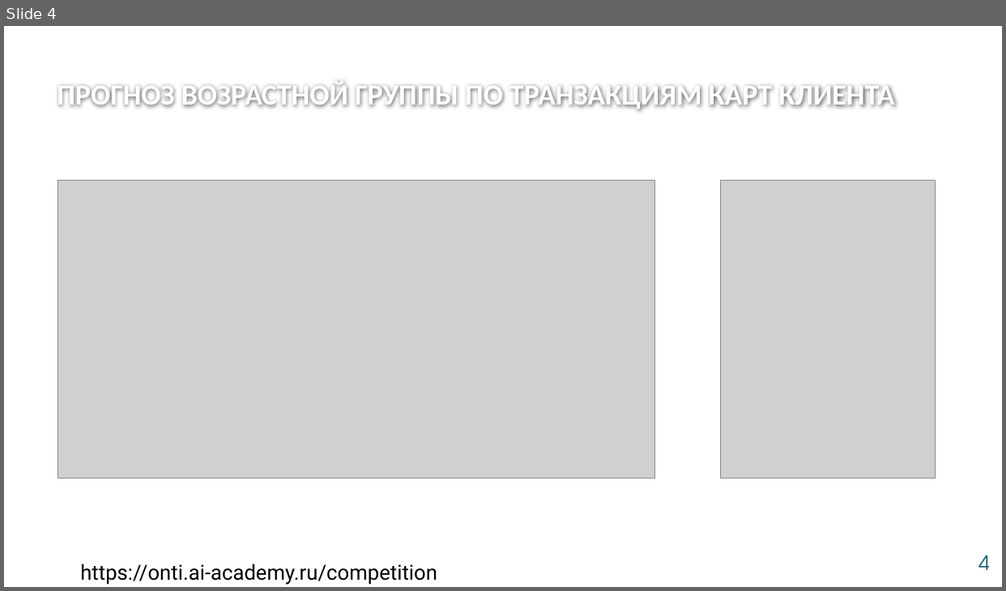
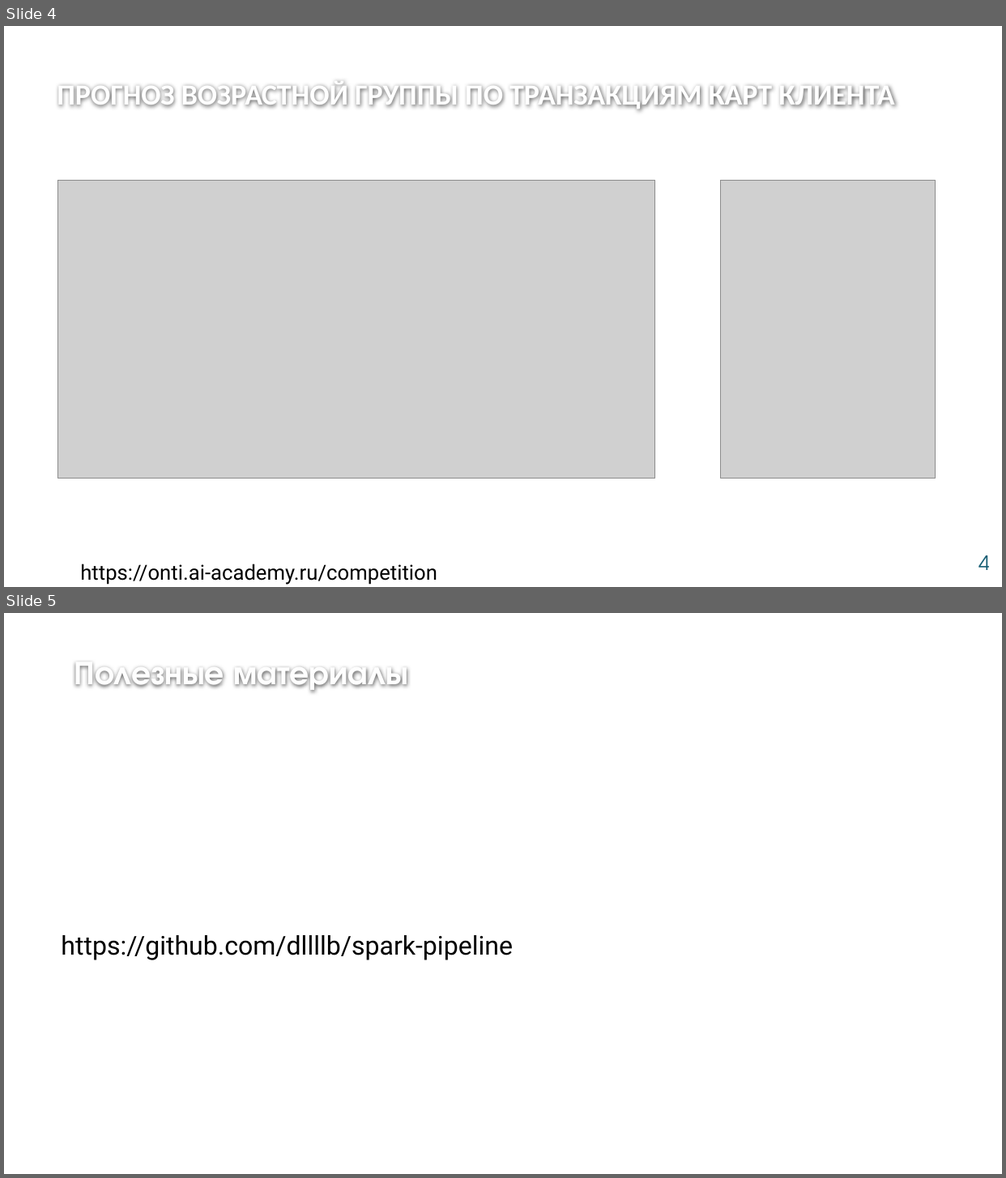
Before and after one commit to dllllb/pyspark-score-tutorial, a slide deck: slides.pptx. Shown one above the other, each under a label of ours: slide 4 before the commit, slides 4 and 5 after it. The pictures are 1006x591 and 1006x1178 pixels, drawn with LibreOffice and Linux fonts; fonts in the diff are those of the drawing; grey boxes stand for pictures; background and template pictures are left out. Boxes give left, top, right and bottom in pixels: in the first picture for what was removed or moved away, otherwise in the second. Text is boxed around its words. In the diff, an @@ line names an element or a change of style, - is before the commit and + after.

Commit message:
slides

```diff
--- a/slides.pptx
+++ b/slides.pptx
@@ slide 5 added at (x1=4, y1=613, x2=1002, y2=1174), background #FFFFFF @@
@@ title added at (x1=74, y1=664, x2=408, y2=692), 32 pt, text #FEFEFE, bold @@
+Полезные материалы
@@ text added at (x1=61, y1=935, x2=513, y2=960), 25 pt, text #000000 @@
+https://github.com/dllllb/spark-pipeline
```
